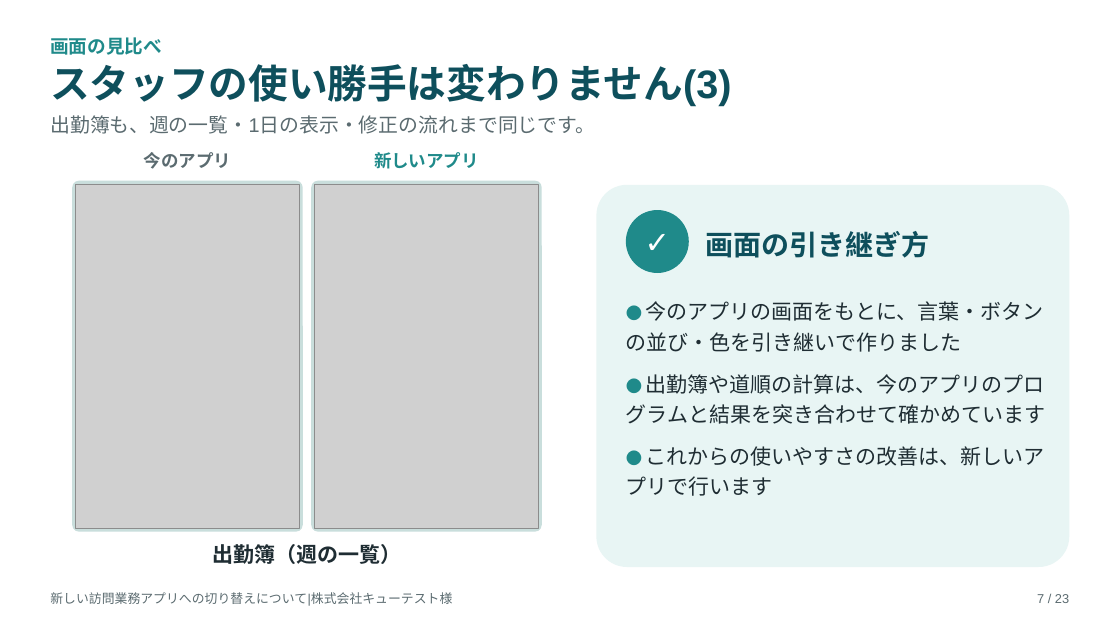
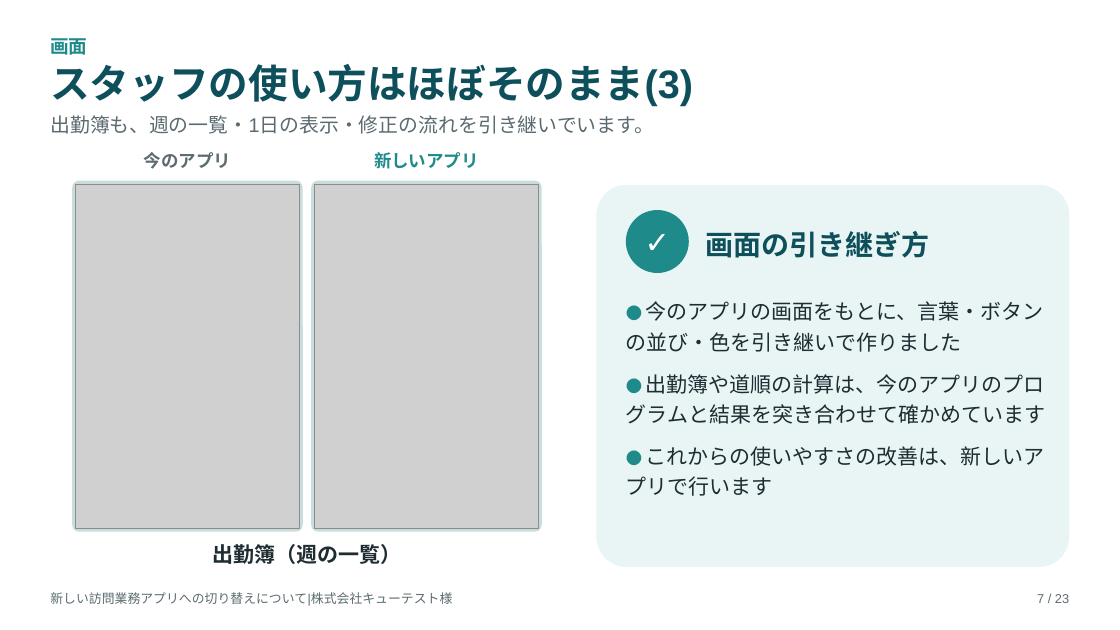
Before and after one commit to katahimo-dev/katahimo-app, a slide deck: slide 7 of doc/partner/新アプリ切替のご説明_キューテスト様.pptx. Drawn at 1120x630 pixels with LibreOffice and Linux fonts; fonts in the diff are those of the drawing; grey boxes stand for pictures. Boxes give left, top, right and bottom in pixels: in the first picture for what was removed or moved away, otherwise in the second. Text is boxed around its words. In the diff, an @@ line names an element or a change of style, - is before the commit and + after.

```diff
--- a/doc/partner/新アプリ切替のご説明_キューテスト様.pptx
+++ b/doc/partner/新アプリ切替のご説明_キューテスト様.pptx
@@ text at <box>50,34,87,59</box>: text changed @@
-画面の見比べ
+画面
@@ text at <box>50,64,693,107</box>: text changed @@
-スタッフの使い勝手は変わりません(3)
+スタッフの使い方はほぼそのまま(3)
@@ text at <box>50,115,654,134</box>: text changed @@
-出勤簿も、週の一覧・1日の表示・修正の流れまで同じです。
+出勤簿も、週の一覧・1日の表示・修正の流れを引き継いでいます。
```
Also in this commit, not shown: 5 other slides changed, 18 other files.
